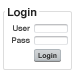
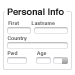
The second 75×75 image is a revision of the first. Changes to its layers:
hid group "loginform" (6 layers) over bbox(4, 8, 68, 64)
added group "advanced form layout" with 9 layers above "form" over bbox(4, 8, 68, 64)
added layer "Country" in group "advanced form layout" over bbox(7, 36, 27, 41)
added layer "Pwd Age" in group "advanced form layout" over bbox(7, 51, 47, 56)
added layer "First Lastname" in group "advanced form layout" over bbox(8, 21, 55, 25)
added layer "Layer 1" in group "advanced form layout" over bbox(62, 57, 68, 64)
added layer "fields copy 2" in group "advanced form layout" over bbox(7, 27, 68, 64)
added layer "Personal Info copy" in group "advanced form layout" over bbox(7, 8, 64, 15)
added layer "fieldset copy 2" in group "advanced form layout" over bbox(4, 11, 68, 64)
